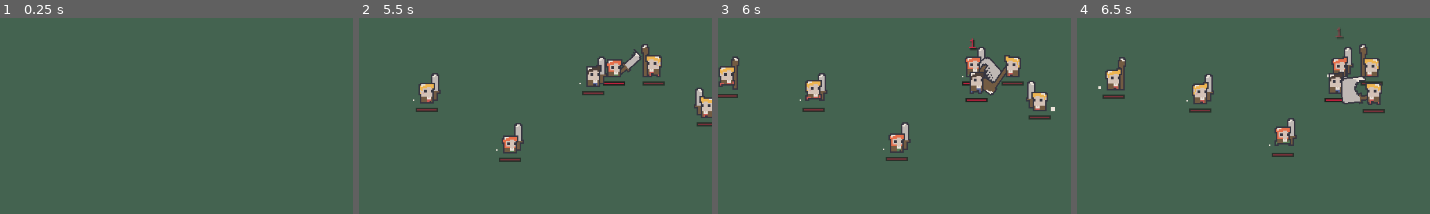
Above: before the commit, frames 1-4 (left to right).
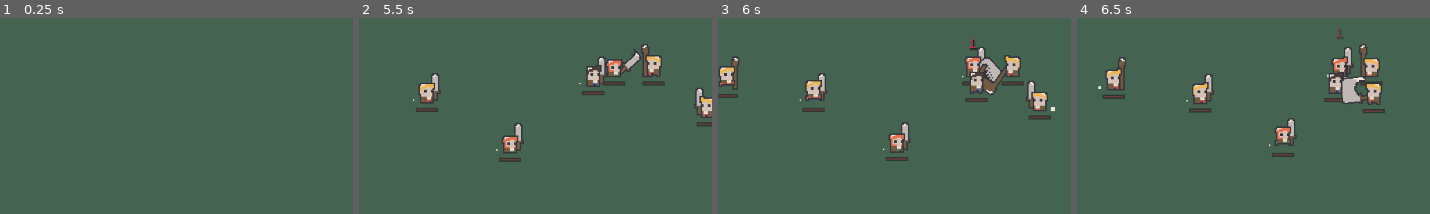
Above: after the commit, the same moments.

Repository: davidballester/godot-arena
Game: Godot game, scene res://scenes/example.tscn
Two runs of this game, one before a commit and one after it. Both use one fixed random seed, a clock stepped at 60 frames per second and the inputs below.
Inputs (mouse positions are % of the whole screen's width and height, from its top left):
- Up to frame 1 (0.25 s): no input
- Up to frame 2 (5.5 s): click "Add Adventurer (A)" at 0.5 s; click "Add Barbarian (B)" at 1.25 s; click "Add Adventurer (A)" at 2 s; click "Add Barbarian (B)" at 2.75 s; click "Add Adventurer (A)" at 3.5 s; click "Add Barbarian (B)" at 4.25 s; move the mouse to (46, 47) at 5.02 s; tap A (spawn_adventurer) at 5.1 s
- Up to frame 3 (6 s): move the mouse to (46, 50) at 5.77 s; tap B (spawn_barbarian) at 5.85 s
- Up to frame 4 (6.5 s): no input
The pictures show only the part of the screen within x 12-62%, y 34-84%; the shares and areas given below are measured in that part.

Frame 1 is identical in both runs. In frame 2, less than 0.1% of the frame differs, in the area x 69-76%, y 32-35%; in frame 3, less than 0.1%; in frame 4, 0.1%, in the area x 70-76%, y 40-43%.

Commit message:
Fix combatants standing still when oponents get out of reach

Diff:
--- a/model/combatant_state_machine/combatant_engage_enemy.gd
+++ b/model/combatant_state_machine/combatant_engage_enemy.gd
@@ -17,8 +17,11 @@
 	if not combatant.is_alive():
 		state_machine.transition_to_state(CombatantSeekEnemyState.get_state_name())
 		return
+	var self_combatant = datastore.battle.get_combatant(datastore.combatant_id)
+	if not self_combatant.can_attack(combatant.global_position):
+		state_machine.transition_to_state(CombatantSeekEnemyState.get_state_name())
+		return
 	var perceived_combatant = datastore.perception_component.perceive_combatant(combatant)
-	var self_combatant = datastore.battle.get_combatant(datastore.combatant_id)
 	var self_perceived_combatant = datastore.perception_component.perceive_combatant(self_combatant)
 	var action = datastore.brain.engage(self_perceived_combatant, perceived_combatant)
 	if action == Brain.EngageAction.FLEE:
--- a/view/combatant/combatant_view.gd
+++ b/view/combatant/combatant_view.gd
@@ -60,9 +60,3 @@
 	await combatant.animation_finished
 	if animation_name == "death":
 		dust.play("idle")
-
-func _on_mouse_entered():
-	health_bar.fade_in()
-
-func _on_mouse_exited():
-	health_bar.fade_out()
--- a/view/combatant/combatant_view.tscn
+++ b/view/combatant/combatant_view.tscn
@@ -7,16 +7,9 @@
 [ext_resource type="PackedScene" uid="uid://br0qy7noclsru" path="res://view/dead_icon/dead_icon.tscn" id="5_itqw1"]
 [ext_resource type="PackedScene" uid="uid://d0h41bxbb8qvu" path="res://view/health_bar/health_bar.tscn" id="5_sr5ki"]
 
-[sub_resource type="RectangleShape2D" id="RectangleShape2D_jd10k"]
-size = Vector2(20, 28)
-
-[node name="CombatantView" type="Area2D"]
+[node name="CombatantView" type="Node2D"]
 texture_filter = 1
 script = ExtResource("1_006eq")
-
-[node name="CollisionShape2D" type="CollisionShape2D" parent="."]
-position = Vector2(0, 4)
-shape = SubResource("RectangleShape2D_jd10k")
 
 [node name="Combatant" type="AnimatedSprite2D" parent="."]
 unique_name_in_owner = true
@@ -60,8 +53,3 @@
 custom_minimum_size = Vector2(0, 3)
 layout_mode = 2
 size_flags_vertical = 10
-
-[connection signal="mouse_entered" from="." to="." method="_on_mouse_entered"]
-[connection signal="mouse_exited" from="." to="." method="_on_mouse_exited"]
-[connection signal="mouse_entered" from="UI" to="." method="_on_ui_mouse_entered"]
-[connection signal="mouse_exited" from="UI" to="." method="_on_ui_mouse_exited"]
--- a/view/health_bar/health_bar.gd
+++ b/view/health_bar/health_bar.gd
@@ -8,17 +8,6 @@
 	max_value = _health.max_value
 	min_value = _health.min_value
 	value = _health.current_value
-	fade_out()
-
-func fade_in() -> void:
-	var tween = get_tree().create_tween()
-	tween.tween_property(self, "modulate:a", 1, 0.3)
-	await tween.finished
-
-func fade_out() -> void:
-	var tween = get_tree().create_tween()
-	tween.tween_property(self, "modulate:a", 0.5, 0.3)
-	await tween.finished
 
 func _physics_process(_delta: float) -> void:
 	value = _health.current_value
Not shown: 1 places in view/combatant/combatant_view.tscn that only renumber resources
